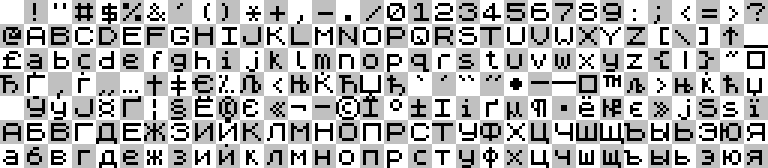
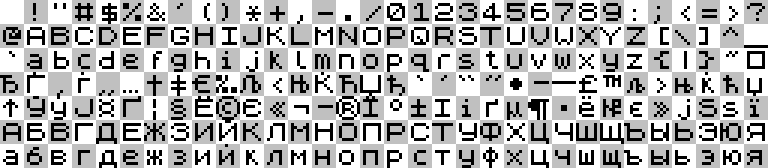
Layers edited between the first and the second 768x168 image:
painted on "glyphs" over [3, 30, 732, 120]
painted on "grid" over [3, 72, 600, 120]
